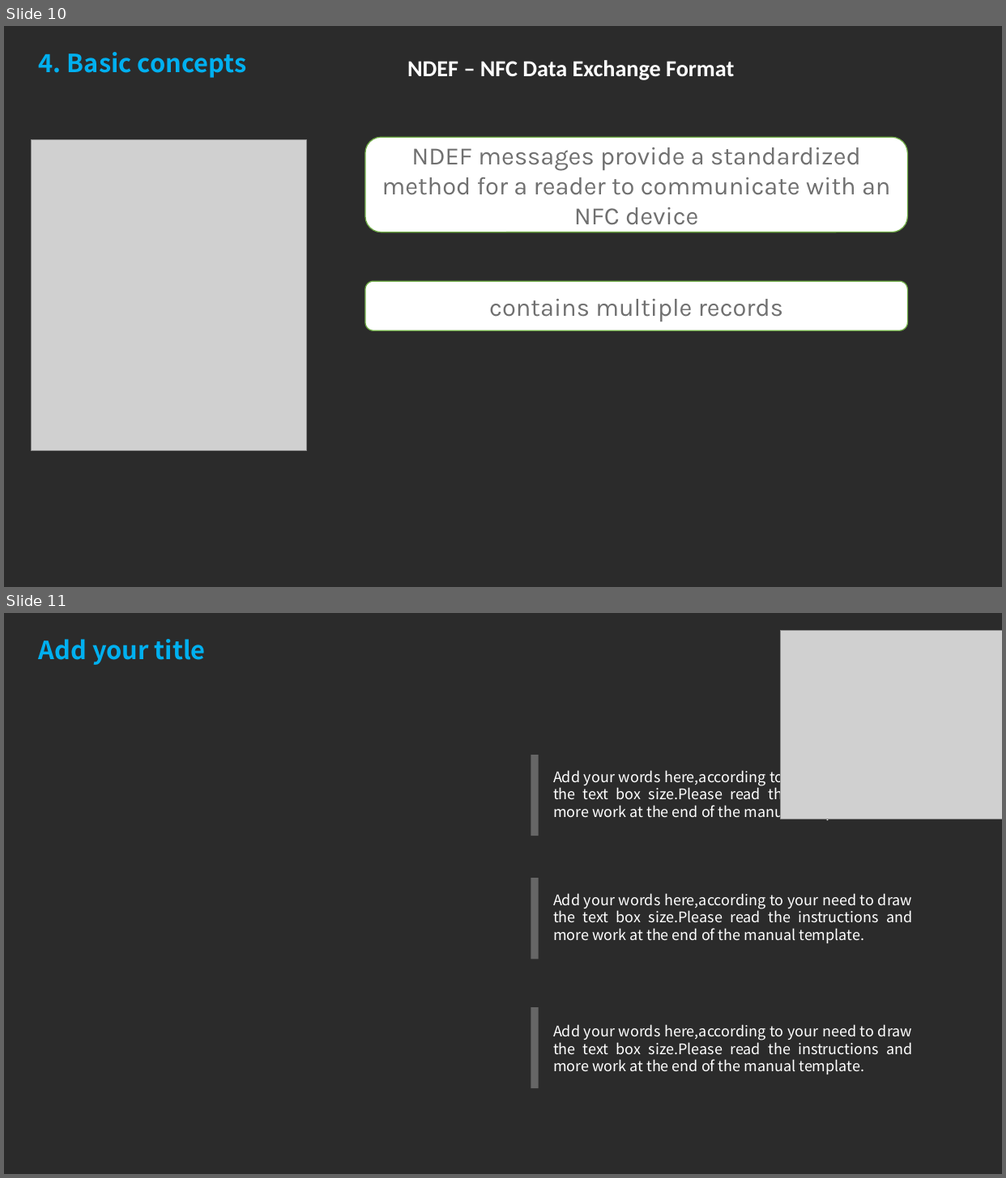
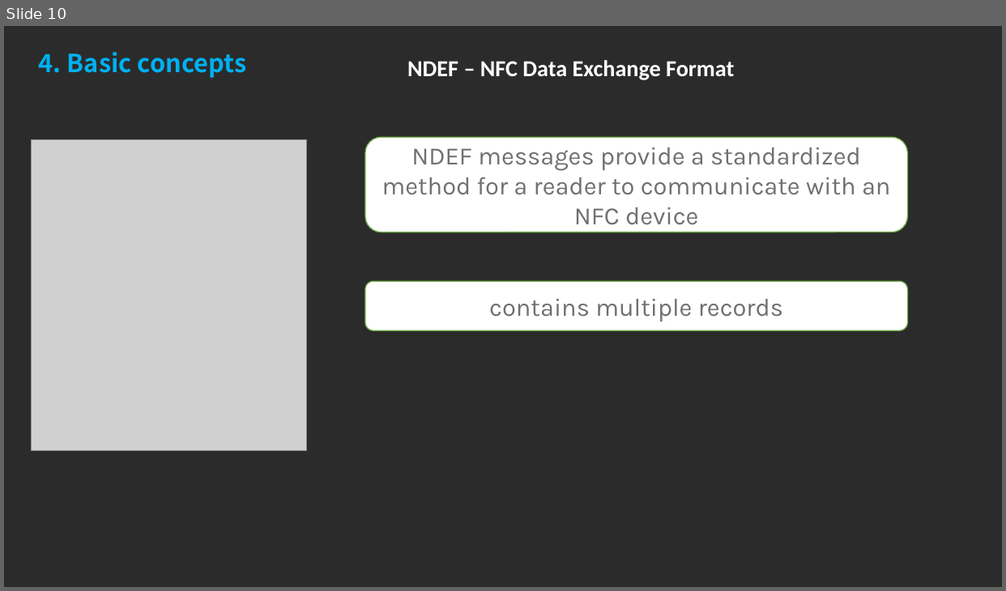
Before and after one commit to Tan2NT/nfc_workshop, a slide deck: NFC Technology workshop.pptx. Shown one above the other, each under a label of ours: slides 10 and 11 before the commit, slide 10 after it. The pictures are 1006x1178 and 1006x591 pixels, drawn with LibreOffice and Linux fonts; fonts in the diff are those of the drawing; grey boxes stand for pictures; background and template pictures are left out; a plain dark background stands for a picture behind light text. Boxes give left, top, right and bottom in pixels: in the first picture for what was removed or moved away, otherwise in the second. Text is boxed around its words. In the diff, an @@ line names an element or a change of style, - is before the commit and + after.

```diff
--- a/NFC Technology workshop.pptx
+++ b/NFC Technology workshop.pptx
@@ slide 11 removed at bbox=[4, 613, 1002, 1174], background picture (left out) @@
@@ picture removed at bbox=[781, 631, 1002, 819] @@
@@ text removed at bbox=[39, 639, 206, 665] @@
-Add your title
@@ rectangle removed at bbox=[531, 756, 539, 836] @@
@@ text removed at bbox=[553, 767, 864, 821] @@
-Add your words here,according to your need to draw the text box size.Please read the instructions and more work at the end of the manual template.
@@ rectangle removed at bbox=[531, 878, 539, 959] @@
@@ text removed at bbox=[553, 893, 912, 943] @@
-Add your words here,according to your need to draw the text box size.Please read the instructions and more work at the end of the manual template.
@@ rectangle removed at bbox=[531, 1007, 539, 1088] @@
@@ text removed at bbox=[553, 1024, 912, 1075] @@
-Add your words here,according to your need to draw the text box size.Please read the instructions and more work at the end of the manual template.
```
Also in this commit, not shown: 3 slides changed, 12 slides added, 13 other slides removed.
